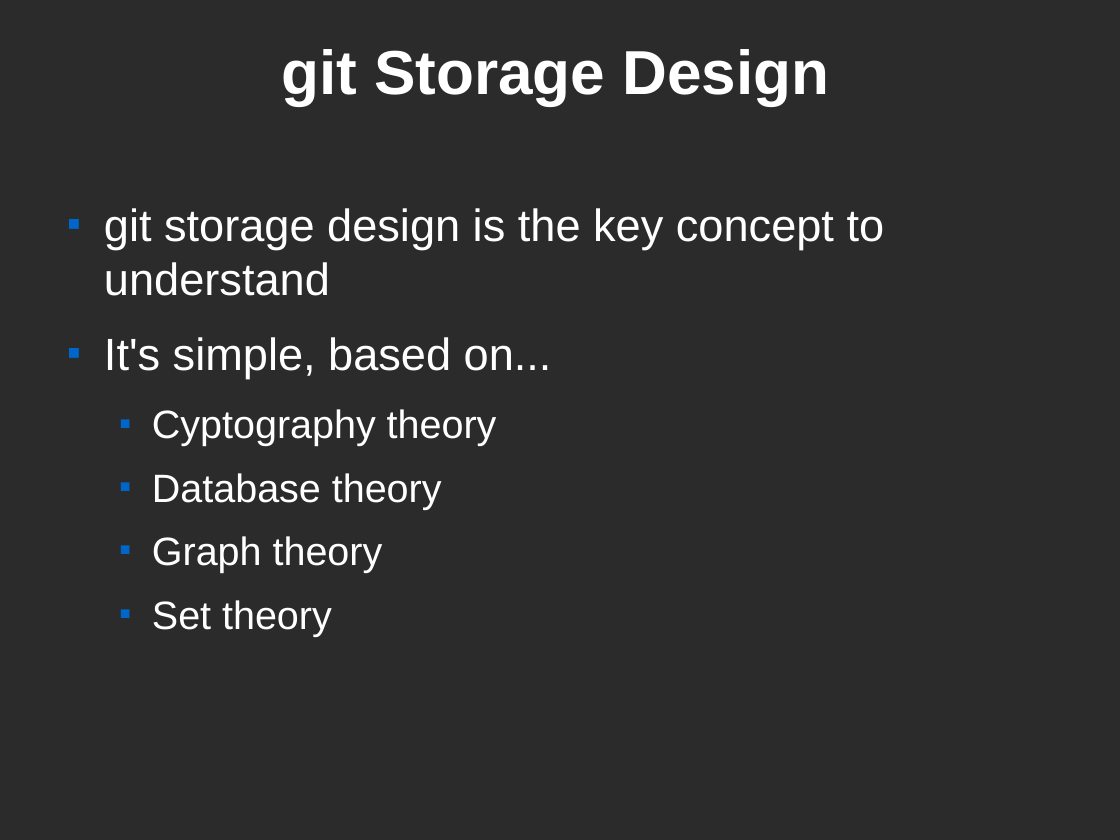
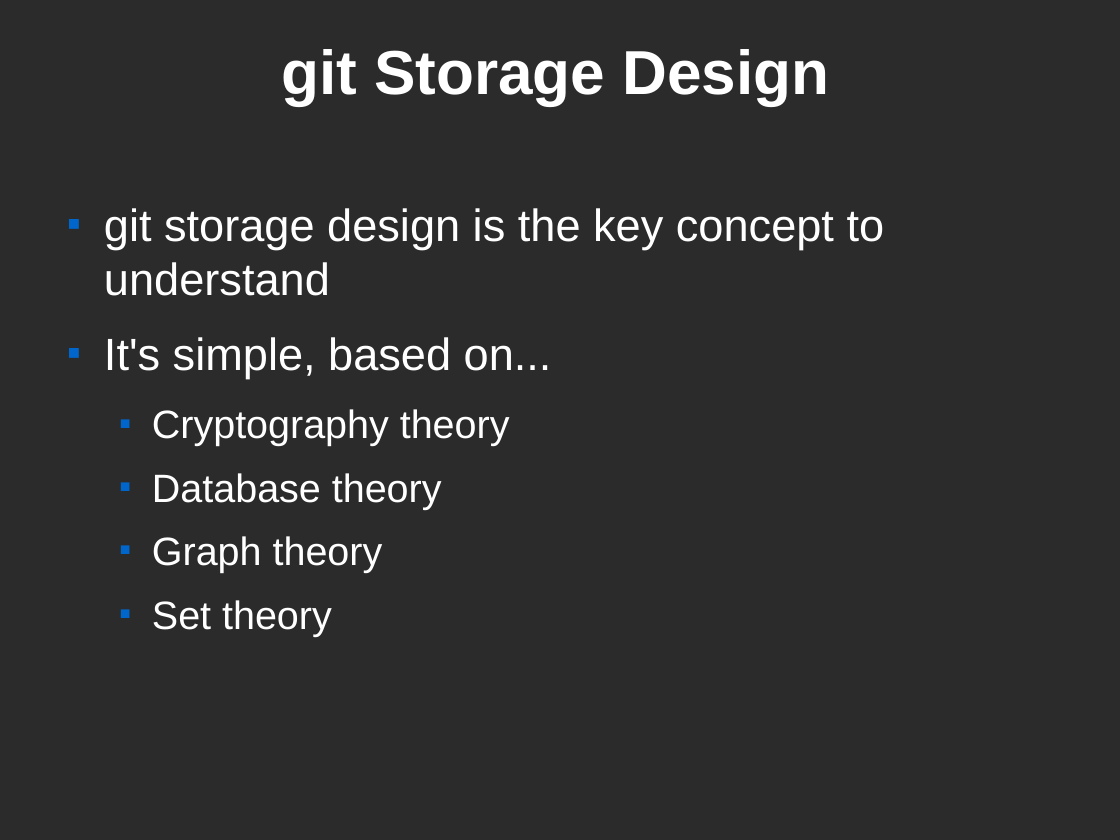
Before and after one commit to glonnon/git-demo, a slide deck: slide 8 of git_boise_web_tech.odp. Drawn at 1120x840 pixels with LibreOffice and Linux fonts; fonts in the diff are those of the drawing; background and template pictures are left out; a plain dark background stands for a picture behind light text. Boxes give left, top, right and bottom in pixels: in the first picture for what was removed or moved away, otherwise in the second. Text is boxed around its words. In the diff, an @@ line names an element or a change of style, - is before the commit and + after.

```diff
--- a/git_boise_web_tech.odp
+++ b/git_boise_web_tech.odp
@@ text at [152, 409, 510, 446]: text changed @@
-  ■ Cyptography theory
+  ■ Cryptography theory
```
Also in this commit, not shown: 7 other slides changed, 1 slide added, 1 other file.
